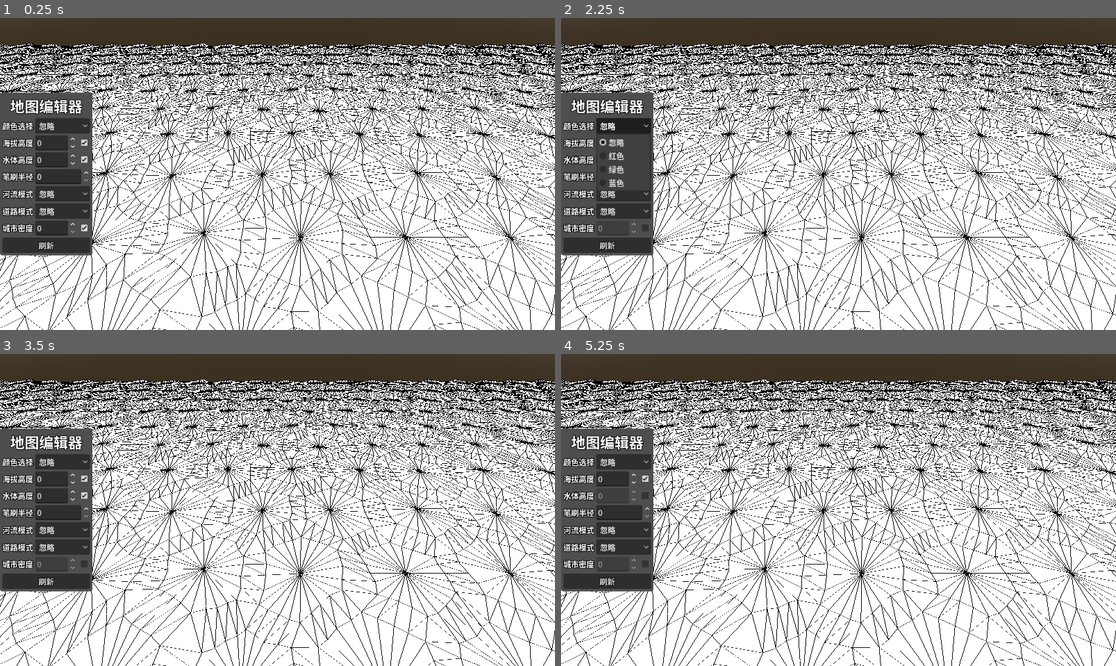
Above: before the commit, frames 1-4 (two rows, left to right).
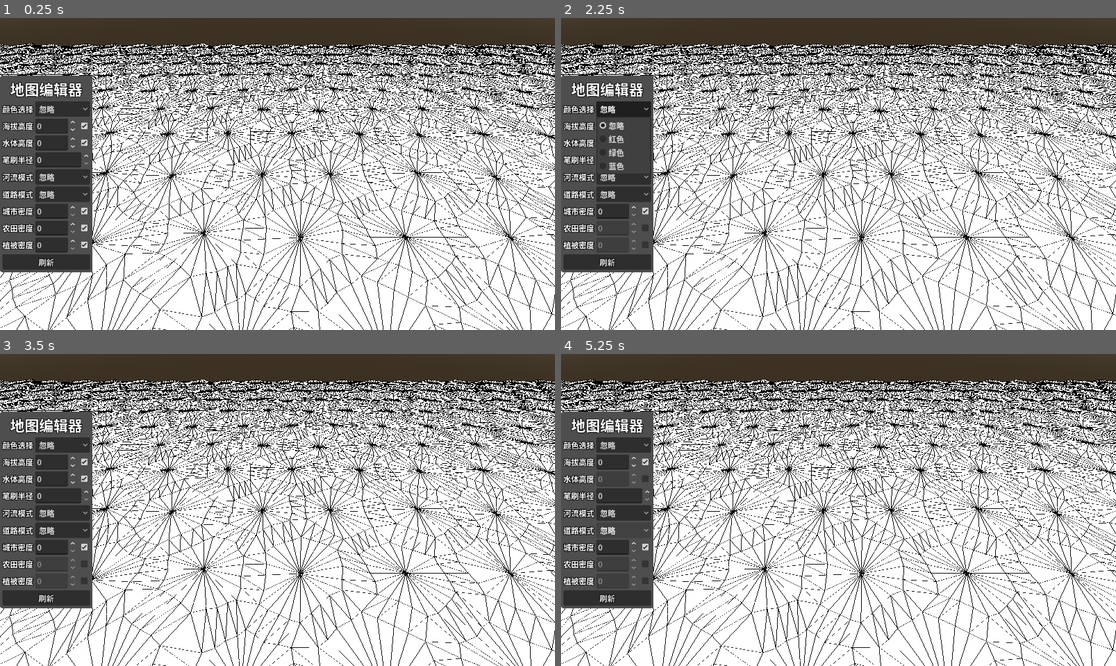
Above: after the commit, the same moments.

Repository: LiGameAcademy/godot_hex_map
Game: Godot game, scene res://scenes/main.tscn
Two runs of this game, one before a commit and one after it. Both use one fixed random seed, a clock stepped at 60 frames per second and the inputs below.
Inputs (mouse positions are in pixels of both pictures, inside the frame that each line leads up to; where the layout moved, square brackets give the same spot in the first picture):
- Up to frame 1 (0.25 s): no input
- Up to frame 2 (2.25 s): click (644, 227) at 0.52 s; click (644, 245) at 1.27 s; click "忽略" at 2 s
- Up to frame 3 (3.5 s): click (83, 463) [83, 478] at 2.75 s
- Up to frame 4 (5.25 s): click (644, 478) [644, 494] at 3.5 s; click "忽略" at 4.25 s; click "忽略" at 5 s

The runs differ from the first frame. In frame 1, 4.6% of the frame differs, in the area x 0-17%, y 18-82%; in frame 2, 4.8%; in frame 3, 4.6%; in frame 4, 4.6%.

Commit message:
37-地形特征：农田植物与三类竞争

Diff:
--- /dev/null
+++ b/prefabs/feature_farm_1_1.tscn
@@ -0,0 +1,11 @@
+[gd_scene format=3 uid="uid://do11mbxgi2smy"]
+
+[sub_resource type="BoxMesh" id="BoxMesh_flf3p"]
+size = Vector3(1, 0.1, 1)
+
+[sub_resource type="StandardMaterial3D" id="StandardMaterial3D_75klw"]
+albedo_color = Color(0.037062798, 0.72278714, 5.7756904e-07, 1)
+
+[node name="FeatureCube" type="MeshInstance3D" unique_id=951894489]
+mesh = SubResource("BoxMesh_flf3p")
+surface_material_override/0 = SubResource("StandardMaterial3D_75klw")
--- /dev/null
+++ b/prefabs/feature_farm_1_2.tscn
@@ -0,0 +1,11 @@
+[gd_scene format=3 uid="uid://dti774bs8kdu1"]
+
+[sub_resource type="BoxMesh" id="BoxMesh_flf3p"]
+size = Vector3(1.5, 0.1, 0.75)
+
+[sub_resource type="StandardMaterial3D" id="StandardMaterial3D_75klw"]
+albedo_color = Color(0.037062798, 0.72278714, 5.7756904e-07, 1)
+
+[node name="FeatureCube" type="MeshInstance3D" unique_id=951894489]
+mesh = SubResource("BoxMesh_flf3p")
+surface_material_override/0 = SubResource("StandardMaterial3D_75klw")
--- /dev/null
+++ b/prefabs/feature_farm_2_1.tscn
@@ -0,0 +1,11 @@
+[gd_scene format=3 uid="uid://bieojor70ulfg"]
+
+[sub_resource type="BoxMesh" id="BoxMesh_flf3p"]
+size = Vector3(1.75, 0.1, 1.75)
+
+[sub_resource type="StandardMaterial3D" id="StandardMaterial3D_75klw"]
+albedo_color = Color(0.037062798, 0.72278714, 5.7756904e-07, 1)
+
+[node name="FeatureCube" type="MeshInstance3D" unique_id=951894489]
+mesh = SubResource("BoxMesh_flf3p")
+surface_material_override/0 = SubResource("StandardMaterial3D_75klw")
--- /dev/null
+++ b/prefabs/feature_farm_2_2.tscn
@@ -0,0 +1,11 @@
+[gd_scene format=3 uid="uid://nmhbe3rd15m4"]
+
+[sub_resource type="BoxMesh" id="BoxMesh_flf3p"]
+size = Vector3(2.5, 0.1, 1.25)
+
+[sub_resource type="StandardMaterial3D" id="StandardMaterial3D_75klw"]
+albedo_color = Color(0.037062798, 0.72278714, 5.7756904e-07, 1)
+
+[node name="FeatureCube" type="MeshInstance3D" unique_id=951894489]
+mesh = SubResource("BoxMesh_flf3p")
+surface_material_override/0 = SubResource("StandardMaterial3D_75klw")
--- /dev/null
+++ b/prefabs/feature_farm_3_1.tscn
@@ -0,0 +1,11 @@
+[gd_scene format=3 uid="uid://kqb3a4k5p3x2"]
+
+[sub_resource type="BoxMesh" id="BoxMesh_flf3p"]
+size = Vector3(2.5, 0.1, 2.5)
+
+[sub_resource type="StandardMaterial3D" id="StandardMaterial3D_75klw"]
+albedo_color = Color(0.037062798, 0.72278714, 5.7756904e-07, 1)
+
+[node name="FeatureCube" type="MeshInstance3D" unique_id=951894489]
+mesh = SubResource("BoxMesh_flf3p")
+surface_material_override/0 = SubResource("StandardMaterial3D_75klw")
--- /dev/null
+++ b/prefabs/feature_farm_3_2.tscn
@@ -0,0 +1,11 @@
+[gd_scene format=3 uid="uid://dlbi7ul0f4pbl"]
+
+[sub_resource type="BoxMesh" id="BoxMesh_flf3p"]
+size = Vector3(3.5, 0.1, 2)
+
+[sub_resource type="StandardMaterial3D" id="StandardMaterial3D_75klw"]
+albedo_color = Color(0.037062798, 0.72278714, 5.7756904e-07, 1)
+
+[node name="FeatureCube" type="MeshInstance3D" unique_id=951894489]
+mesh = SubResource("BoxMesh_flf3p")
+surface_material_override/0 = SubResource("StandardMaterial3D_75klw")
--- /dev/null
+++ b/prefabs/feature_plant_1_1.tscn
@@ -0,0 +1,11 @@
+[gd_scene format=3 uid="uid://bcwiosande4bt"]
+
+[sub_resource type="BoxMesh" id="BoxMesh_flf3p"]
+size = Vector3(0.5, 1.5, 0.5)
+
+[sub_resource type="StandardMaterial3D" id="StandardMaterial3D_75klw"]
+albedo_color = Color(0.011764706, 0.34509805, 0, 1)
+
+[node name="FeatureCube" type="MeshInstance3D" unique_id=951894489]
+mesh = SubResource("BoxMesh_flf3p")
+surface_material_override/0 = SubResource("StandardMaterial3D_75klw")
--- /dev/null
+++ b/prefabs/feature_plant_1_2.tscn
@@ -0,0 +1,11 @@
+[gd_scene format=3 uid="uid://ctal2ve1tfow0"]
+
+[sub_resource type="BoxMesh" id="BoxMesh_flf3p"]
+size = Vector3(0.75, 1, 0.75)
+
+[sub_resource type="StandardMaterial3D" id="StandardMaterial3D_75klw"]
+albedo_color = Color(0.011764706, 0.34509805, 0, 1)
+
+[node name="FeatureCube" type="MeshInstance3D" unique_id=951894489]
+mesh = SubResource("BoxMesh_flf3p")
+surface_material_override/0 = SubResource("StandardMaterial3D_75klw")
--- /dev/null
+++ b/prefabs/feature_plant_2_1.tscn
@@ -0,0 +1,11 @@
+[gd_scene format=3 uid="uid://bir2133apkw8q"]
+
+[sub_resource type="BoxMesh" id="BoxMesh_flf3p"]
+size = Vector3(0.75, 3, 0.75)
+
+[sub_resource type="StandardMaterial3D" id="StandardMaterial3D_75klw"]
+albedo_color = Color(0.011764706, 0.34509805, 0, 1)
+
+[node name="FeatureCube" type="MeshInstance3D" unique_id=951894489]
+mesh = SubResource("BoxMesh_flf3p")
+surface_material_override/0 = SubResource("StandardMaterial3D_75klw")
--- /dev/null
+++ b/prefabs/feature_plant_2_2.tscn
@@ -0,0 +1,11 @@
+[gd_scene format=3 uid="uid://bfyo7fvpwwhlw"]
+
+[sub_resource type="BoxMesh" id="BoxMesh_flf3p"]
+size = Vector3(1, 1.5, 1)
+
+[sub_resource type="StandardMaterial3D" id="StandardMaterial3D_75klw"]
+albedo_color = Color(0.011764706, 0.34509805, 0, 1)
+
+[node name="FeatureCube" type="MeshInstance3D" unique_id=951894489]
+mesh = SubResource("BoxMesh_flf3p")
+surface_material_override/0 = SubResource("StandardMaterial3D_75klw")
--- /dev/null
+++ b/prefabs/feature_plant_3_1.tscn
@@ -0,0 +1,11 @@
+[gd_scene format=3 uid="uid://c78h7joc2bool"]
+
+[sub_resource type="BoxMesh" id="BoxMesh_flf3p"]
+size = Vector3(1.25, 4.5, 1.25)
+
+[sub_resource type="StandardMaterial3D" id="StandardMaterial3D_75klw"]
+albedo_color = Color(0.011764706, 0.34509805, 0, 1)
+
+[node name="FeatureCube" type="MeshInstance3D" unique_id=951894489]
+mesh = SubResource("BoxMesh_flf3p")
+surface_material_override/0 = SubResource("StandardMaterial3D_75klw")
--- /dev/null
+++ b/prefabs/feature_plant_3_2.tscn
@@ -0,0 +1,11 @@
+[gd_scene format=3 uid="uid://drbco7f7j10xk"]
+
+[sub_resource type="BoxMesh" id="BoxMesh_flf3p"]
+size = Vector3(1.5, 3, 1.5)
+
+[sub_resource type="StandardMaterial3D" id="StandardMaterial3D_75klw"]
+albedo_color = Color(0.011764706, 0.34509805, 0, 1)
+
+[node name="FeatureCube" type="MeshInstance3D" unique_id=951894489]
+mesh = SubResource("BoxMesh_flf3p")
+surface_material_override/0 = SubResource("StandardMaterial3D_75klw")
--- a/prefabs/hex_grid_chunk.tscn
+++ b/prefabs/hex_grid_chunk.tscn
@@ -12,6 +12,18 @@
 [ext_resource type="PackedScene" uid="uid://dgy7lflqsrvrl" path="res://prefabs/feature_urban_1.tscn" id="9_yw55k"]
 [ext_resource type="PackedScene" uid="uid://c0j46b1vh3dri" path="res://prefabs/feature_urban_2.tscn" id="10_r5jab"]
 [ext_resource type="PackedScene" uid="uid://sqj7i0o1tg1y" path="res://prefabs/feature_urban_3.tscn" id="11_ghse4"]
+[ext_resource type="PackedScene" uid="uid://kqb3a4k5p3x2" path="res://prefabs/feature_farm_3_1.tscn" id="13_ghse4"]
+[ext_resource type="PackedScene" uid="uid://dlbi7ul0f4pbl" path="res://prefabs/feature_farm_3_2.tscn" id="14_1oov6"]
+[ext_resource type="PackedScene" uid="uid://bieojor70ulfg" path="res://prefabs/feature_farm_2_1.tscn" id="15_1wyod"]
+[ext_resource type="PackedScene" uid="uid://nmhbe3rd15m4" path="res://prefabs/feature_farm_2_2.tscn" id="16_xtqen"]
+[ext_resource type="PackedScene" uid="uid://do11mbxgi2smy" path="res://prefabs/feature_farm_1_1.tscn" id="17_8fdyn"]
+[ext_resource type="PackedScene" uid="uid://dti774bs8kdu1" path="res://prefabs/feature_farm_1_2.tscn" id="18_8uqlf"]
+[ext_resource type="PackedScene" uid="uid://c78h7joc2bool" path="res://prefabs/feature_plant_3_1.tscn" id="19_rs67w"]
+[ext_resource type="PackedScene" uid="uid://drbco7f7j10xk" path="res://prefabs/feature_plant_3_2.tscn" id="20_b0gs1"]
+[ext_resource type="PackedScene" uid="uid://bir2133apkw8q" path="res://prefabs/feature_plant_2_1.tscn" id="21_4k7ks"]
+[ext_resource type="PackedScene" uid="uid://bfyo7fvpwwhlw" path="res://prefabs/feature_plant_2_2.tscn" id="22_p0xkr"]
+[ext_resource type="PackedScene" uid="uid://bcwiosande4bt" path="res://prefabs/feature_plant_1_1.tscn" id="23_0rsd2"]
+[ext_resource type="PackedScene" uid="uid://ctal2ve1tfow0" path="res://prefabs/feature_plant_1_2.tscn" id="24_w80y4"]
 
 [sub_resource type="Resource" id="Resource_yw55k"]
 script = ExtResource("9_r5jab")
@@ -26,6 +38,36 @@
 [sub_resource type="Resource" id="Resource_ghse4"]
 script = ExtResource("9_r5jab")
 prefabs = Array[PackedScene]([ExtResource("9_yw55k")])
+metadata/_custom_type_script = "uid://bxkwx7isg5sy0"
+
+[sub_resource type="Resource" id="Resource_1oov6"]
+script = ExtResource("9_r5jab")
+prefabs = Array[PackedScene]([ExtResource("13_ghse4"), ExtResource("14_1oov6")])
+metadata/_custom_type_script = "uid://bxkwx7isg5sy0"
+
+[sub_resource type="Resource" id="Resource_1tkxl"]
+script = ExtResource("9_r5jab")
+prefabs = Array[PackedScene]([ExtResource("15_1wyod"), ExtResource("16_xtqen")])
+metadata/_custom_type_script = "uid://bxkwx7isg5sy0"
+
+[sub_resource type="Resource" id="Resource_1wyod"]
+script = ExtResource("9_r5jab")
+prefabs = Array[PackedScene]([ExtResource("17_8fdyn"), ExtResource("18_8uqlf")])
+metadata/_custom_type_script = "uid://bxkwx7isg5sy0"
+
+[sub_resource type="Resource" id="Resource_kw6gc"]
+script = ExtResource("9_r5jab")
+prefabs = Array[PackedScene]([ExtResource("19_rs67w"), ExtResource("20_b0gs1")])
+metadata/_custom_type_script = "uid://bxkwx7isg5sy0"
+
+[sub_resource type="Resource" id="Resource_wuyba"]
+script = ExtResource("9_r5jab")
+prefabs = Array[PackedScene]([ExtResource("21_4k7ks"), ExtResource("22_p0xkr")])
+metadata/_custom_type_script = "uid://bxkwx7isg5sy0"
+
+[sub_resource type="Resource" id="Resource_adhk7"]
+script = ExtResource("9_r5jab")
+prefabs = Array[PackedScene]([ExtResource("23_0rsd2"), ExtResource("24_w80y4")])
 metadata/_custom_type_script = "uid://bxkwx7isg5sy0"
 
 [node name="HexGridChunk" type="Node3D" unique_id=258472898]
@@ -64,4 +106,6 @@
 unique_name_in_owner = true
 script = ExtResource("8_0n84i")
 urban_collections = Array[ExtResource("9_r5jab")]([SubResource("Resource_yw55k"), SubResource("Resource_r5jab"), SubResource("Resource_ghse4")])
+farm_collections = Array[ExtResource("9_r5jab")]([SubResource("Resource_1oov6"), SubResource("Resource_1tkxl"), SubResource("Resource_1wyod")])
+plant_collections = Array[ExtResource("9_r5jab")]([SubResource("Resource_kw6gc"), SubResource("Resource_wuyba"), SubResource("Resource_adhk7")])
 metadata/_custom_type_script = "uid://cjk3w7sh4abf7"
--- a/scripts/hex_cell.gd
+++ b/scripts/hex_cell.gd
@@ -74,6 +74,18 @@
 			return
 		urban_level = value
 		refresh()
+var farm_level: int = 0:
+	set(value):
+		if farm_level == value:
+			return
+		farm_level = value
+		refresh()
+var plant_level: int = 0:
+	set(value):
+		if plant_level == value:
+			return
+		plant_level = value
+		refresh()
 
 var chunk : HexGridChunk
 
--- a/scripts/hex_feature_manager.gd
+++ b/scripts/hex_feature_manager.gd
@@ -2,6 +2,8 @@
 class_name HexFeatureManager
 
 @export var urban_collections: Array[HexFeatureCollection] = []
+@export var farm_collections: Array[HexFeatureCollection] = []
+@export var plant_collections: Array[HexFeatureCollection] = []
 var _container: Node3D
 
 func clear() -> void:
@@ -24,31 +26,48 @@
 	#if cell.urban_level <= 0 or cell.urban_level  > urban_prefabs.size():
 		#push_error("cell urban level <= 0 or cell urban level > urban_prefabs size!")
 		#return
-	var prefab : PackedScene = _pick_prefab(cell.urban_level, hex_hash.a, hex_hash.b)
+	var prefab : PackedScene = _pick_prefab(urban_collections, cell.urban_level, hex_hash.a, hex_hash.d)
 	if not is_instance_valid(prefab):
 		return
+	var used_hash: float = hex_hash.a
+	var other: PackedScene = _pick_prefab(farm_collections, cell.farm_level, hex_hash.b, hex_hash.d)
+	if not is_instance_valid(other):
+		return
+	if is_instance_valid(prefab):
+		if is_instance_valid(other) and hex_hash.b < used_hash:
+			prefab = other
+			used_hash = hex_hash.b
+	elif is_instance_valid(other):
+		prefab = other
+		used_hash = hex_hash.b
+	other = _pick_prefab(plant_collections, cell.plant_level, hex_hash.c, hex_hash.d)
+	if is_instance_valid(prefab):
+		if is_instance_valid(other) and hex_hash.c < used_hash:
+			prefab = other
+	elif is_instance_valid(other):
+		prefab = other
+	else:
+		return
+
 	var instance: Node3D = prefab.instantiate()
 	_container.add_child(instance)
-	#instance.position = pos
 	instance.position = HexMetrics.perturb(pos + Vector3(0.0, instance.scale.y * 0.5, 0.0))
-	instance.rotation.y = TAU * hex_hash.c
+	instance.rotation.y = TAU * hex_hash.e
 
-func _pick_prefab(level: int, hex_hash: float, choice: float) -> PackedScene:
+func _pick_prefab(collections: Array[HexFeatureCollection], level: int, hex_hash: float, choice: float) -> PackedScene:
 	if level <= 0:
 		return null
 	if urban_collections.is_empty():
 		push_error("urban_collections is empty")
 		return null
 	var thresholds := HexMetrics.get_feature_thresholds(level)
-	if thresholds.is_empty():
-		return null
-	if urban_collections.size() != thresholds.size():
+	if collections.size() != thresholds.size():
 		push_error(
-			"urban_collections size (%d) must match thresholds size (%d) for level %d"
-			% [urban_collections.size(), thresholds.size(), level]
+			"collections size (%d) must match thresholds size (%d) for level %d"
+			% [collections.size(), thresholds.size(), level]
 		)
 		return null
 	for i in range(thresholds.size()):
 		if hex_hash < thresholds[i]:
-			return urban_collections[i].pick(choice)
+			return collections[i].pick(choice)
 	return null
--- a/scripts/hex_hash.gd
+++ b/scripts/hex_hash.gd
@@ -1,13 +1,17 @@
 extends RefCounted
 class_name HexHash
 
-var a: float
-var b: float
-var c: float
+var a: float  # 城市阈值
+var b: float  # 农田阈值
+var c: float  # 植物阈值
+var d: float  # 变体选择
+var e: float  # 旋转
 
 static func create(rng: RandomNumberGenerator) -> HexHash:
 	var h := HexHash.new()
 	h.a = rng.randf()
 	h.b = rng.randf()
 	h.c = rng.randf()
+	h.d = rng.randf()
+	h.e = rng.randf()
 	return h
--- a/scripts/hex_map_editor.gd
+++ b/scripts/hex_map_editor.gd
@@ -30,6 +30,10 @@
 @export var active_urban_level: int = 0
 ## 为 true 时，笔刷点击会写入格子的城镇等级
 @export var apply_urban_level: bool = true
+@export var active_farm_level: int = 0
+@export var apply_farm_level: bool = true
+@export var active_plant_level: int = 0
+@export var apply_plant_level: bool = true
 
 var _previous_cell: HexCell = null
 var _is_drag: bool = false
@@ -46,6 +50,10 @@
 signal water_disable_chanegd()
 signal active_urban_level_changed(level: int)
 signal apply_urban_level_changed(enabled: bool)
+signal active_farm_level_changed(level: int)
+signal apply_farm_level_changed(enabled: bool)
+signal active_plant_level_changed(level: int)
+signal apply_plant_level_changed(enabled: bool)
 
 func _unhandled_input(event: InputEvent) -> void:
 	if not is_instance_valid(hex_grid):
@@ -147,6 +155,32 @@
 	apply_urban_level = enabled
 	apply_urban_level_changed.emit(enabled)
 
+func set_active_farm_level(level: int) -> void:
+	level = clampi(level, 0, 3)
+	if active_farm_level == level:
+		return
+	active_farm_level = level
+	active_farm_level_changed.emit(level)
+
+func set_apply_farm_level(enabled: bool) -> void:
+	if apply_farm_level == enabled:
+		return
+	apply_farm_level = enabled
+	apply_farm_level_changed.emit(enabled)
+
+func set_active_plant_level(level: int) -> void:
+	level = clampi(level, 0, 3)
+	if active_plant_level == level:
+		return
+	active_plant_level = level
+	active_plant_level_changed.emit(level)
+
+func set_apply_plant_level(enabled: bool) -> void:
+	if apply_plant_level == enabled:
+		return
+	apply_plant_level = enabled
+	apply_plant_level_changed.emit(enabled)
+
 func refresh() -> void:
 	hex_grid.refresh()
 
@@ -236,6 +270,10 @@
 		cell.water_level = active_water_level
 	if apply_urban_level:
 		cell.urban_level = active_urban_level
+	if apply_farm_level:
+		cell.farm_level = active_farm_level
+	if apply_plant_level:
+		cell.plant_level = active_plant_level
 
 func _validate_drag(current_cell: HexCell) -> void:
 	_is_drag = false
--- a/ui/hex_map_editor_panel.gd
+++ b/ui/hex_map_editor_panel.gd
@@ -11,6 +11,10 @@
 @onready var check_box_water: CheckBox = %CheckBoxWater
 @onready var spin_box_urban_level: SpinBox = %SpinBoxUrbanLevel
 @onready var check_box_urban_level: CheckBox = %CheckBoxUrbanLevel
+@onready var spin_box_farm_level: SpinBox = %SpinBoxFarmLevel
+@onready var check_box_farm_level: CheckBox = %CheckBoxFarmLevel
+@onready var spin_box_plant_level: SpinBox = %SpinBoxPlantLevel
+@onready var check_box_plant_level: CheckBox = %CheckBoxPlantLevel
 
 ## 表现层：负责 UI 展示与交互输入，依赖 HexMapEditor 逻辑层的 API / signal
 @export var editor: HexMapEditor
@@ -43,6 +47,10 @@
 
 	spin_box_urban_level.value = editor.active_urban_level
 	check_box_urban_level.button_pressed = editor.apply_urban_level
+	spin_box_farm_level.value = editor.active_farm_level
+	check_box_farm_level.button_pressed = editor.apply_farm_level
+	spin_box_plant_level.value = editor.active_plant_level
+	check_box_plant_level.button_pressed = editor.apply_plant_level
 
 	editor.river_mode_changed.connect(_on_editor_river_mode_changed)
 	editor.road_mode_changed.connect(_on_editor_road_mode_changed)
@@ -99,6 +107,24 @@
 			editor.set_apply_urban_level(toggled_on)
 			spin_box_urban_level.editable = toggled_on
 	)
+	spin_box_farm_level.value_changed.connect(
+		func(value: float) -> void:
+			editor.set_active_farm_level(int(value))
+	)
+	check_box_farm_level.toggled.connect(
+		func(toggled_on: bool) -> void:
+			editor.set_apply_farm_level(toggled_on)
+			spin_box_farm_level.editable = toggled_on
+	)
+	spin_box_plant_level.value_changed.connect(
+		func(value: float) -> void:
+			editor.set_active_plant_level(int(value))
+	)
+	check_box_plant_level.toggled.connect(
+		func(toggled_on: bool) -> void:
+			editor.set_apply_plant_level(toggled_on)
+			spin_box_plant_level.editable = toggled_on
+	)
 	refresh_button.pressed.connect(
 		func() -> void:
 			editor.refresh()
--- a/ui/hex_map_editor_panel.tscn
+++ b/ui/hex_map_editor_panel.tscn
@@ -208,6 +208,50 @@
 layout_mode = 2
 button_pressed = true
 
+[node name="MarginContainer8" type="MarginContainer" parent="MarginContainer/VBoxContainer" unique_id=316062927]
+layout_mode = 2
+
+[node name="HBoxContainer" type="HBoxContainer" parent="MarginContainer/VBoxContainer/MarginContainer8" unique_id=982330319]
+layout_mode = 2
+
+[node name="Label" type="Label" parent="MarginContainer/VBoxContainer/MarginContainer8/HBoxContainer" unique_id=314374604]
+layout_mode = 2
+theme_override_colors/font_outline_color = Color(0, 0, 0, 1)
+theme_override_constants/outline_size = 5
+text = "农田密度"
+
+[node name="SpinBoxFarmLevel" type="SpinBox" parent="MarginContainer/VBoxContainer/MarginContainer8/HBoxContainer" unique_id=619429158]
+unique_name_in_owner = true
+layout_mode = 2
+max_value = 3.0
+
+[node name="CheckBoxFarmLevel" type="CheckBox" parent="MarginContainer/VBoxContainer/MarginContainer8/HBoxContainer" unique_id=670578650]
+unique_name_in_owner = true
+layout_mode = 2
+button_pressed = true
+
+[node name="MarginContainer9" type="MarginContainer" parent="MarginContainer/VBoxContainer" unique_id=424652250]
+layout_mode = 2
+
+[node name="HBoxContainer" type="HBoxContainer" parent="MarginContainer/VBoxContainer/MarginContainer9" unique_id=1589228505]
+layout_mode = 2
+
+[node name="Label" type="Label" parent="MarginContainer/VBoxContainer/MarginContainer9/HBoxContainer" unique_id=362631540]
+layout_mode = 2
+theme_override_colors/font_outline_color = Color(0, 0, 0, 1)
+theme_override_constants/outline_size = 5
+text = "植被密度"
+
+[node name="SpinBoxPlantLevel" type="SpinBox" parent="MarginContainer/VBoxContainer/MarginContainer9/HBoxContainer" unique_id=1769229994]
+unique_name_in_owner = true
+layout_mode = 2
+max_value = 3.0
+
+[node name="CheckBoxPlantLevel" type="CheckBox" parent="MarginContainer/VBoxContainer/MarginContainer9/HBoxContainer" unique_id=467905500]
+unique_name_in_owner = true
+layout_mode = 2
+button_pressed = true
+
 [node name="RefreshButton" type="Button" parent="MarginContainer/VBoxContainer" unique_id=1925217280]
 unique_name_in_owner = true
 layout_mode = 2
